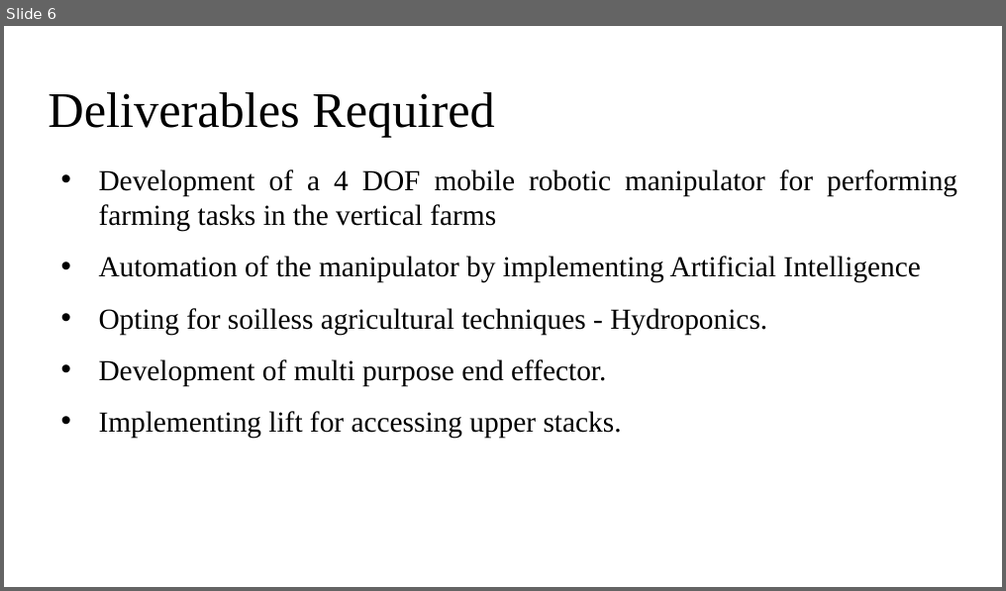
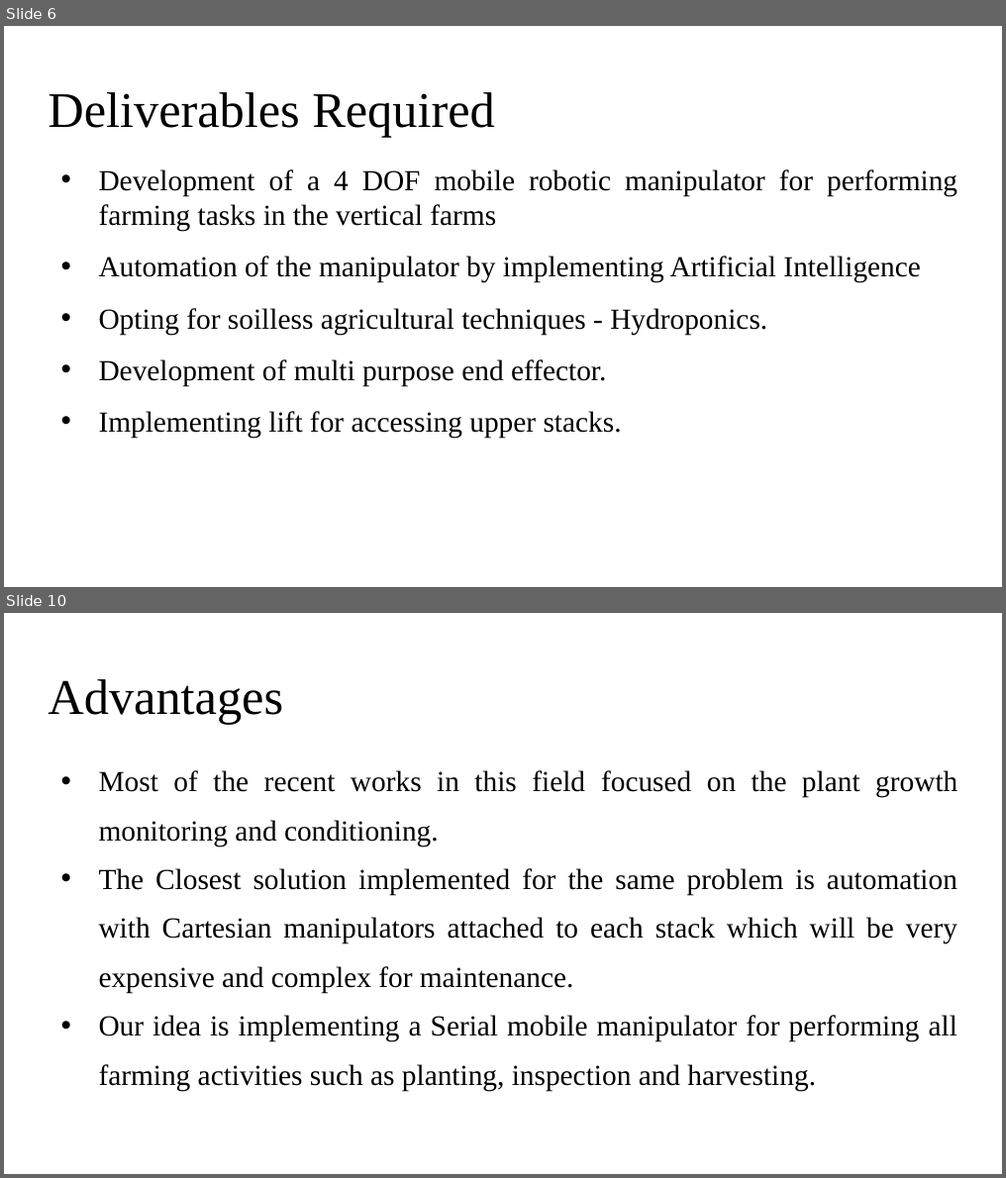
Before and after one commit to Rohith18p/Major-Project, a slide deck: AGNI Fellowship/IPTEF.pptx. Shown one above the other, each under a label of ours: slide 6 before the commit, slides 6 and 10 after it; the slides between them are not shown. The pictures are 1006x591 and 1006x1178 pixels, drawn with LibreOffice and Linux fonts; fonts in the diff are those of the drawing. Boxes give left, top, right and bottom in pixels: in the first picture for what was removed or moved away, otherwise in the second. Text is boxed around its words. In the diff, an @@ line names an element or a change of style, - is before the commit and + after.

```diff
--- a/AGNI Fellowship/IPTEF.pptx
+++ b/AGNI Fellowship/IPTEF.pptx
@@ slide 10 added at [4, 613, 1002, 1174], background #FFFFFF @@
@@ title added at [48, 679, 283, 725], 48 pt, text #000000 @@
+Advantages
@@ text added at [99, 770, 957, 1091], 28 pt, text #000000 @@
+• Most of the recent works in this field focused on the plant growth monitoring and conditioning.
+• The Closest solution implemented for the same problem is automation with Cartesian manipulators attached to each stack which will be very expensive and complex for maintenance.
+• Our idea is implementing a Serial mobile manipulator for performing all farming activities such as planting, inspection and harvesting.
```
Also in this commit, not shown: 6 slides changed, 13 other slides added, 54 other files.
